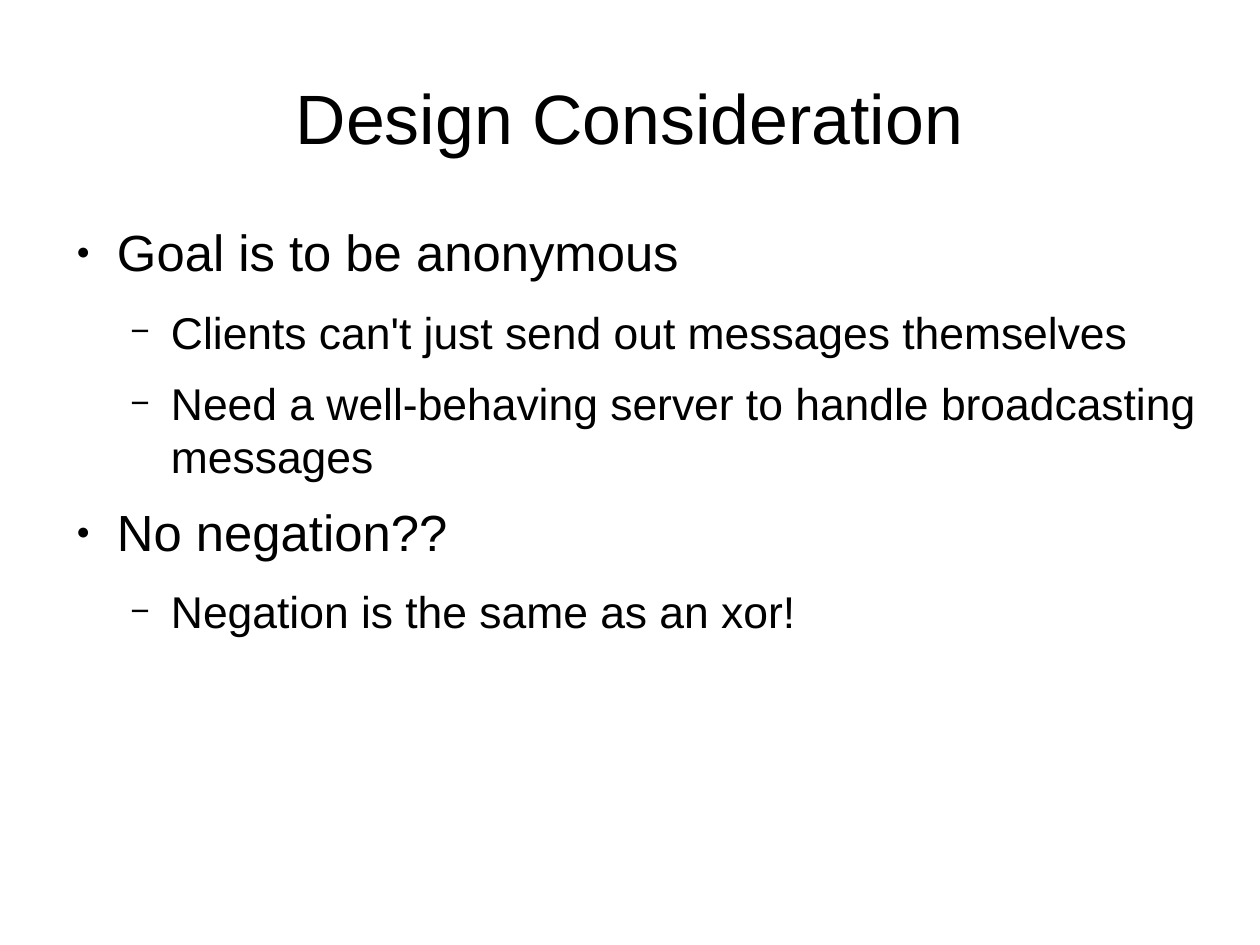
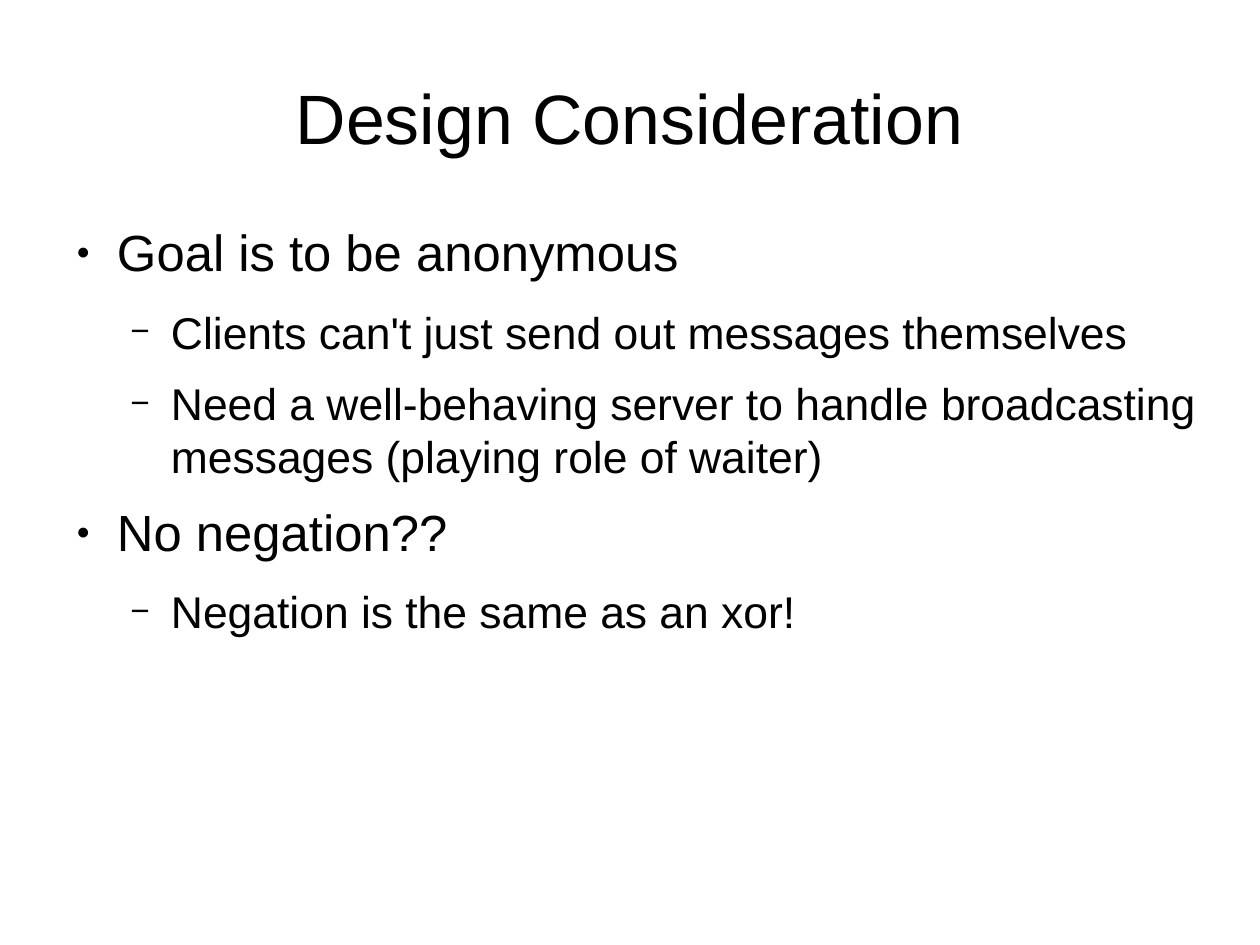
Before and after one commit to timartiny/DCNet, a slide deck: slide 7 of slides/DCNets.odp. Drawn at 1260x945 pixels with LibreOffice and Linux fonts; fonts in the diff are those of the drawing. Boxes give left, top, right and bottom in pixels: in the first picture for what was removed or moved away, otherwise in the second. Text is boxed around its words. In the diff, an @@ line names an element or a change of style, - is before the commit and + after.

```diff
--- a/slides/DCNets.odp
+++ b/slides/DCNets.odp
@@ text at [171, 387, 1195, 483]: text changed @@
-  − Need a well-behaving server to handle broadcasting messages
+  − Need a well-behaving server to handle broadcasting messages (playing role of waiter)
```
